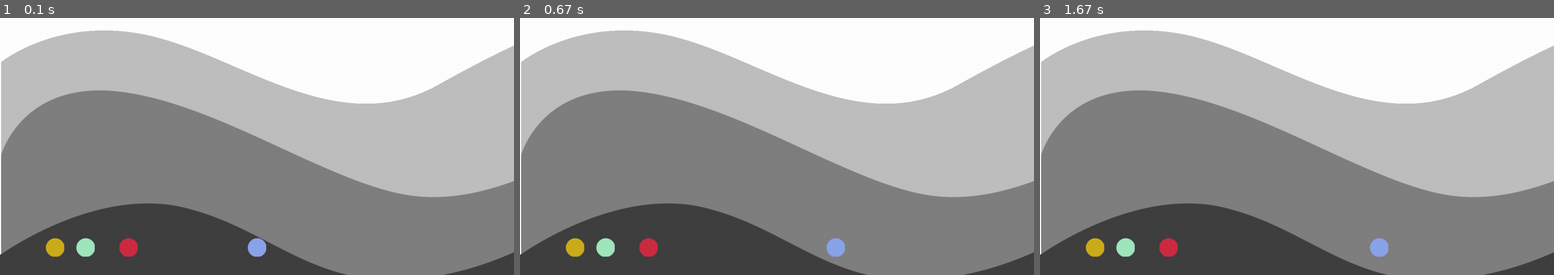
Above: before the commit, frames 1-3 (left to right).
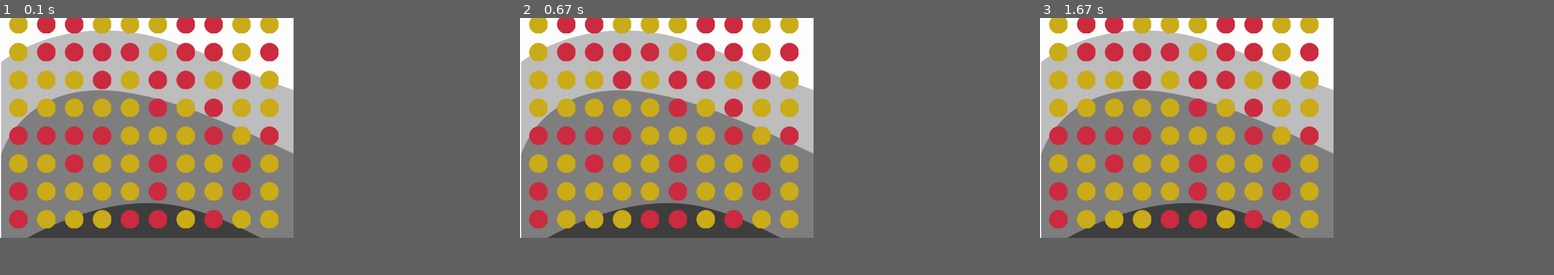
Above: after the commit, the same moments.

Repository: Doradalberto/Pygame
Game: pygame game, started from Game.py
The game is run twice, just before and just after one commit, with the same random seed, the same clock (stepped at 60 frames per second) and the same inputs.
Inputs:
- Up to frame 1 (0.1 s): no input
- Up to frame 2 (0.67 s): hold Right from 0.33 s (still down)
- Up to frame 3 (1.67 s): release Right at 0.8 s
In our replay, the window is 900x450 before the commit and 514x385 after it. These sizes can differ from the game's own. Grey fills any space a smaller window leaves; there, only what the larger window draws over its background counts as a difference.

The runs differ from the first frame. In frame 1, 52% of the frame differs, in the area x 0-100%, y 0-100%; in frame 2, 52%; in frame 3, 52%.

Commit message:
Completando a tela com as bolinhas

Diff:
--- a/Game.py
+++ b/Game.py
@@ -16,8 +16,8 @@
 img_dir = path.join(path.dirname(__file__), 'Imagens')
 
 # Dados gerais do jogo.
-WIDTH = 1400 # Largura da tela
-HEIGHT = 700 # Altura da tela
+WIDTH = 800 # Largura da tela
+HEIGHT = 600 # Altura da tela
 FPS = 60 # Frames por segundo
 
 # Define algumas variáveis com as cores básicas
@@ -67,6 +67,50 @@
         if self.rect.left < 0:
             self.rect.left = 0
 
+#------------------------------------------------------------------------------------
+class Bolinhas(pygame.sprite.Sprite):
+
+
+    #Construtor da classe
+    def __init__(self, x, y):
+        cor = ["dot_rosa.png", "dot_amarelo.png"]
+
+        # Construtor da classe pai (Sprite).
+        pygame.sprite.Sprite.__init__(self)
+
+        # Carregando a imagem de fundo.
+        sorteio = random.randint(0,1)
+        player_img = pygame.image.load(path.join(img_dir, cor[sorteio])).convert()
+
+        self.image = player_img
+
+        # Diminuindoo tamanho da imagem.
+        self.image = pygame.transform.scale(player_img, (50, 50))
+
+        # Deixando transparente.
+        self.image.set_colorkey(WHITE)
+
+        # Detalhes sobre o posicionamento.
+        self.rect = self.image.get_rect()
+
+        # Centraliza embaixo da tela.
+        self.rect.x = x
+        self.rect.y = y
+
+        # Velocidade da nave
+        self.speedx = 0
+
+    # Metodo que atualiza a posição da navinha
+    def update(self):
+        self.rect.x += self.speedx
+        # Mantem dentro da tela
+        if self.rect.right > WIDTH:
+            self.rect.right = WIDTH
+        if self.rect.left < 0:
+            self.rect.left = 0
+
+#------------------------------------------------------------------------------------
+
 class Rosa(pygame.sprite.Sprite):
 
     #Construtor da classe
@@ -233,24 +277,38 @@
 player = Player()
 
 #cria dot rosa
-rosa = Rosa()
+#rosa = Rosa()
 
 #Cria DOT verde
-verde = Verde()
+#verde = Verde()
 
 #Cria DOT amarelo
-amarelo = Amarelo()
+#amarelo = Amarelo()
 
 # Cria o meteoro.
 meteoro = Mob()
 
 # Cria um grupo de sprites e adiciona a nave.
 all_sprites = pygame.sprite.Group()
+
+x = 25
+y = HEIGHT-76
+
+for e in range(10):
+    for i in range(10):
+        a1 = Bolinhas(x, y)
+        all_sprites.add(a1)
+        x += 76
+    y -= 76
+    x = 25
+
+"""
 all_sprites.add(player)
 all_sprites.add(rosa)
 all_sprites.add(verde)
 all_sprites.add(amarelo)
 all_sprites.add(meteoro)
+"""
 
 # Cria um gruppo Mobs e Adiciona o meteoro.
 mobs = pygame.sprite.Group()
